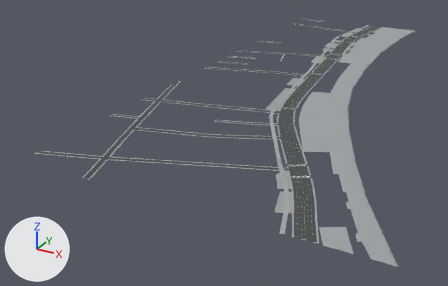
The glTF model projects/shanghai/assets/models/bund/web/bund-streets.glb: old version first, new version second.
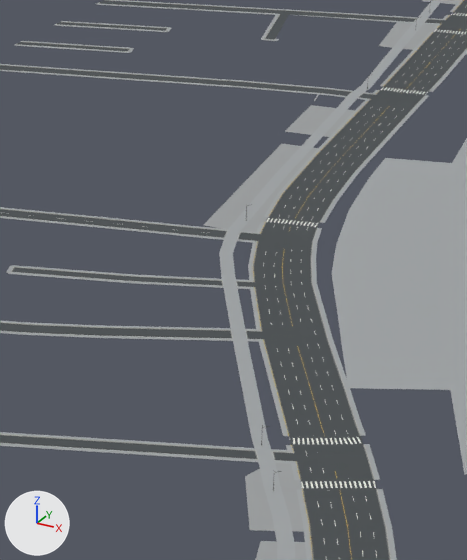
Old and new are each drawn whole from a camera (50 mm lens) standing at (242.0, -720.0, 256.0) and looking at (-113.0, -73.0, -68.0) and again close up on the part from 47% to 75% of the width and 18% to 69% of the height. Lighting does not change. The marker at lower left points along +X, +Y and +Z. The first two pictures are the older version. Vertices at exactly the same position are counted once.

The first close-up shows 'Bund mapped public streetscape'.
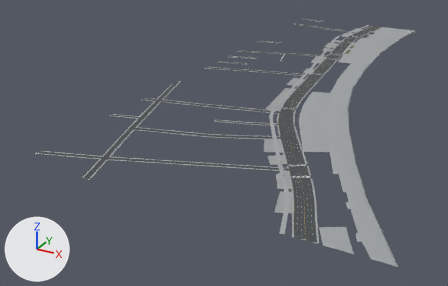
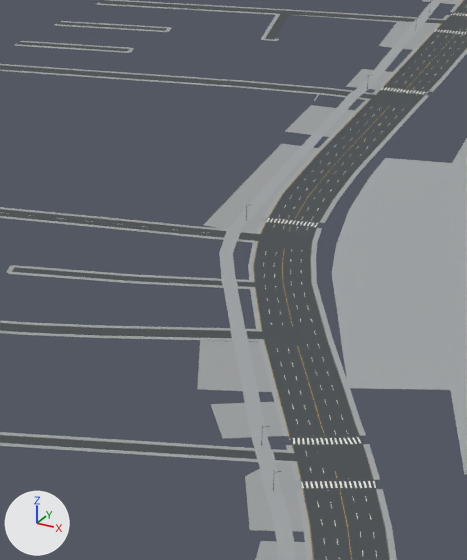
Scene script edits in JSON lines:
```json
{"block": "me_mesh_0", "where": "# used by ob_bund_mapped_public_streetscape; location = (0.0, 0.0, 0.0)"}
{"op": "remove", "block": "me_mesh_0", "code": "me_mesh_0.from_pydata(...)  # 68924 vertices, 138368 faces; spans x -190.0..173.0, y -340.0..379.0, z 0.0..6.0"}
{"op": "add", "block": "me_mesh_0", "code": "me_mesh_0.from_pydata(...)  # 69104 vertices, 138720 faces; spans x -190.0..173.0, y -340.0..379.0, z 0.0..6.0"}
{"block": "me_mesh_0", "change": "me_mesh_0 part 1: the loose piece of 8 vertices spanning x 20.0, y -191.0, z 0.0 is copied, and the copy is turned 89.5 degrees about the z axis through its middle and scaled by 140, then moved by (-6.0, 4.0, 0.0), in mat_bundfrontagepaving (grey #9ea1a2); it spans x 5.0..23.0, y -203.0..-173.0, z 0.0"}
{"block": "me_mesh_0", "change": "me_mesh_0 part 2: a new loose piece of 100 vertices spanning x -7.0..17.0, y -209.0..-176.0, z 0.0, in mat_bundfrontagepaving (grey #9ea1a2)"}
{"block": "me_mesh_0", "change": "me_mesh_0 part 3: a new loose piece of 22 vertices spanning x 13.0..30.0, y -232.0..-211.0, z 0.0, in mat_bundfrontagepaving (grey #9ea1a2)"}
{"block": "me_mesh_0", "change": "me_mesh_0 part 4: 42 vertices added at x -63.0..-48.0, y 54.0..78.0, z 0.0"}
{"block": "me_mesh_0", "change": "me_mesh_0 part 5: 8 vertices added at x 24.0..37.0, y -226.0..-206.0, z 0.0"}
```

Boxes (x1, y1, x2, y2) around the edits, measured in the close-ups (467 x 560 px):
```json
{"part": 1, "of": "me_mesh_0", "change": "added", "after": [248, 342, 272, 392]}
{"part": 2, "of": "me_mesh_0", "change": "added", "after": [197, 340, 242, 391]}
{"part": 3, "of": "me_mesh_0", "change": "added", "after": [211, 403, 251, 439]}
{"part": 4, "of": "me_mesh_0", "change": "added", "after": [346, 69, 392, 90]}
{"part": 5, "of": "me_mesh_0", "change": "added", "after": [260, 402, 283, 437]}
```
